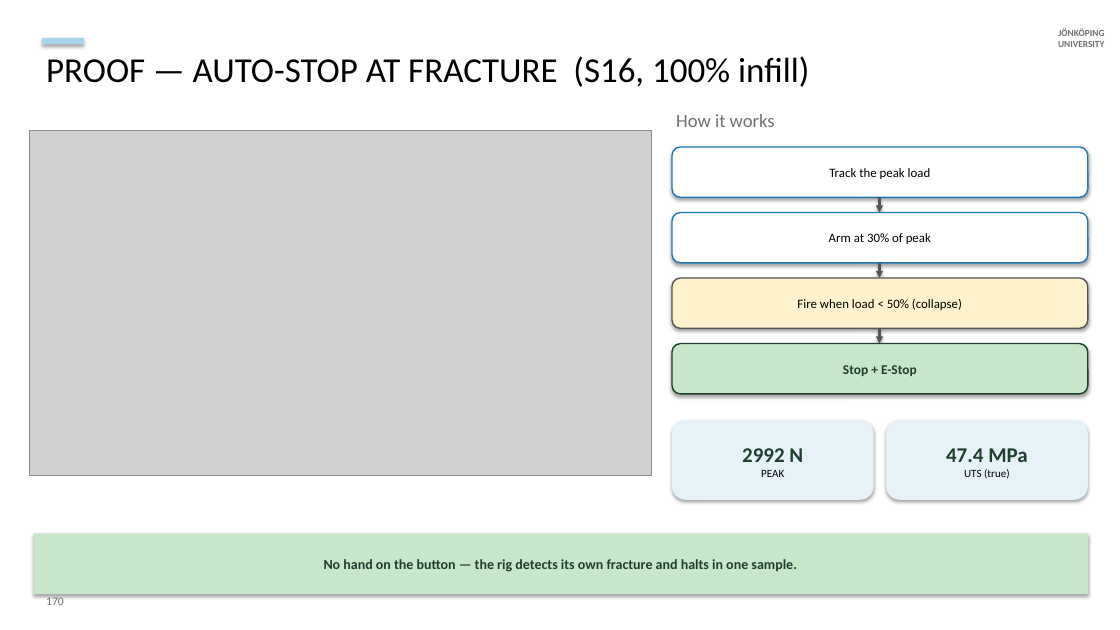
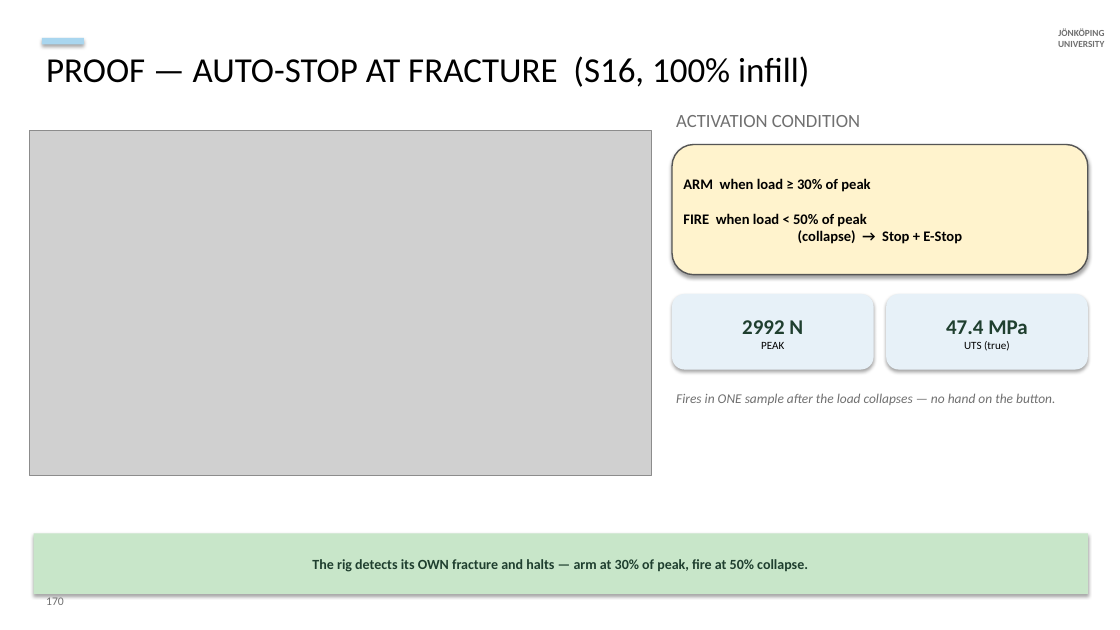
Before and after one commit to cenmir/UTM, a slide deck: slide 30 of documentation/V6a_8_6_20_slides.pptx. Drawn at 1120x630 pixels with LibreOffice and Linux fonts; fonts in the diff are those of the drawing; grey boxes stand for pictures. Boxes give left, top, right and bottom in pixels: in the first picture for what was removed or moved away, otherwise in the second. Text is boxed around its words. In the diff, an @@ line names an element or a change of style, - is before the commit and + after.

```diff
--- a/documentation/V6a_8_6_20_slides.pptx
+++ b/documentation/V6a_8_6_20_slides.pptx
@@ text at (x1=676, y1=115, x2=860, y2=127): text changed @@
-How it works
+ACTIVATION CONDITION
@@ rounded rectangle "ARM when load ≥ 30% ..." resized from (x1=672, y1=147, x2=1088, y2=197) to (x1=672, y1=145, x2=1088, y2=275) @@
@@ rounded rectangle "ARM when load ≥ 30% ..." at (x1=672, y1=145, x2=1088, y2=275): fill #FFFFFF to #FFF3CD; outline #1F77B4 1.2 pt to #555555 1.2 pt @@
@@ text in rounded rectangle at (x1=683, y1=178, x2=962, y2=244): text changed; size 11 to 12.5 pt; bold on @@
-Track the peak load
+ARM when load ≥ 30% of peak
+FIRE when load < 50% of peak
+(collapse) → Stop + E-Stop
@@ arrow removed from (880, 197) to (880, 213) @@
@@ rounded rectangle removed at (x1=672, y1=213, x2=1088, y2=263) @@
-Arm at 30% of peak
@@ arrow removed from (880, 263) to (880, 278) @@
@@ rounded rectangle "2992 N" resized from (x1=672, y1=420, x2=874, y2=500) to (x1=672, y1=294, x2=874, y2=370) @@
@@ rounded rectangle removed at (x1=672, y1=278, x2=1088, y2=329) @@
-Fire when load < 50% (collapse)
@@ rounded rectangle "47.4 MPa" resized from (x1=886, y1=420, x2=1088, y2=500) to (x1=886, y1=294, x2=1088, y2=370) @@
@@ arrow removed from (880, 329) to (880, 344) @@
@@ rounded rectangle removed at (x1=672, y1=344, x2=1088, y2=394) @@
-Stop + E-Stop
@@ text added at (x1=676, y1=393, x2=1055, y2=405), 11.5 pt, text #707070, italic @@
+Fires in ONE sample after the load collapses — no hand on the button.
@@ text in rectangle at (x1=312, y1=559, x2=808, y2=572): text changed @@
-No hand on the button — the rig detects its own fracture and halts in one sample.
+The rig detects its OWN fracture and halts — arm at 30% of peak, fire at 50% collapse.
```
Also in this commit, not shown: 4 other slides changed, 4 slides added, 3 other files.
